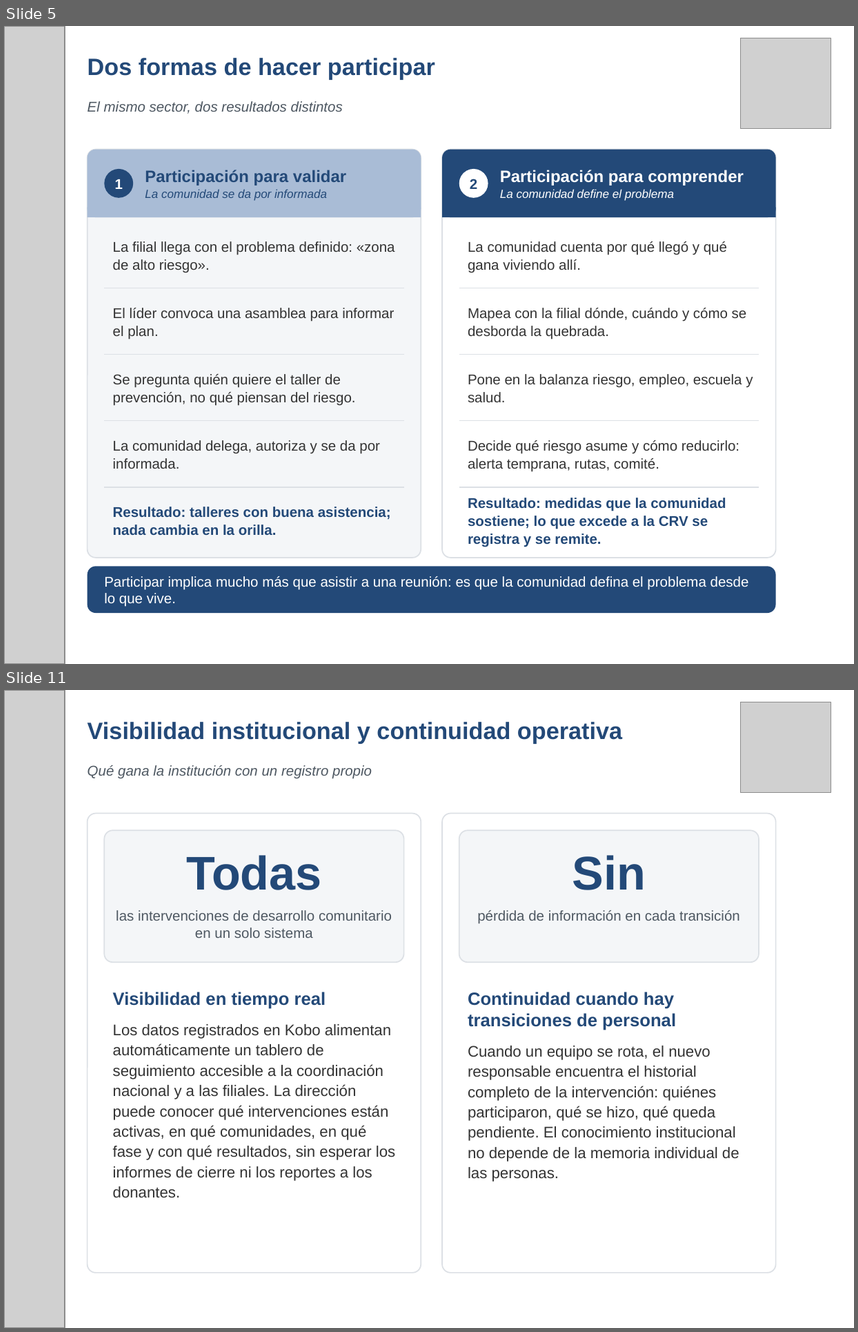
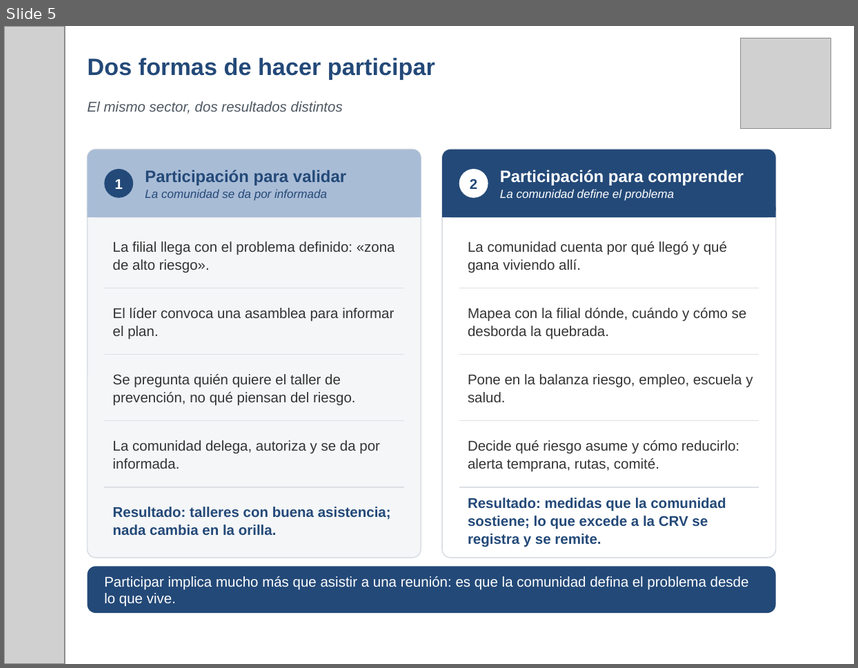
Before and after one commit to fmblancop/Hoja-de-Ruta-CRV, a slide deck: Hoja_de_Ruta_CRV_presentacion.pptx. Shown one above the other, each under a label of ours: slides 5 and 11 before the commit, slide 5 after it; the slides between them are not shown. The pictures are 858x1332 and 858x668 pixels, drawn with LibreOffice and Linux fonts; fonts in the diff are those of the drawing; grey boxes stand for pictures. Boxes give left, top, right and bottom in pixels: in the first picture for what was removed or moved away, otherwise in the second. Text is boxed around its words. In the diff, an @@ line names an element or a change of style, - is before the commit and + after.

```diff
--- a/Hoja_de_Ruta_CRV_presentacion.pptx
+++ b/Hoja_de_Ruta_CRV_presentacion.pptx
@@ slide 11 removed at [4,690,854,1328], background #FFFFFF @@
@@ picture removed at [4,690,64,1328] @@
@@ picture removed at [740,702,831,792] @@
@@ text removed at [87,722,622,743] @@
-Visibilidad institucional y continuidad operativa
@@ text removed at [87,765,372,778] @@
-Qué gana la institución con un registro propio
@@ rounded rectangle removed at [87,814,421,1272] @@
@@ rounded rectangle removed at [441,814,775,1272] @@
@@ rounded rectangle removed at [104,830,404,962] @@
@@ rounded rectangle removed at [459,830,759,962] @@
@@ text removed at [186,855,321,890] @@
-Todas
@@ text removed at [573,855,646,890] @@
-Sin
@@ text removed at [116,910,392,938] @@
-las intervenciones de desarrollo comunitario en un solo sistema
@@ text removed at [477,910,740,924] @@
-pérdida de información en cada transición
@@ text removed at [113,992,395,1198] @@
-Visibilidad en tiempo real
-Los datos registrados en Kobo alimentan automáticamente un tablero de seguimiento accesible a la coordinación nacional y a las filiales. La dirección puede conocer qué intervenciones están activas, en qué comunidades, en qué fase y con qué resultados, sin esperar los informes de cierre ni los reportes a los donantes.
@@ text removed at [468,992,740,1181] @@
-Continuidad cuando hay transiciones de personal
-Cuando un equipo se rota, el nuevo responsable encuentra el historial completo de la intervención: quiénes participaron, qué se hizo, qué queda pendiente. El conocimiento institucional no depende de la memoria individual de las personas.
```
Also in this commit, not shown: 7 slides changed, 4 slides added, 1 other slide removed.
